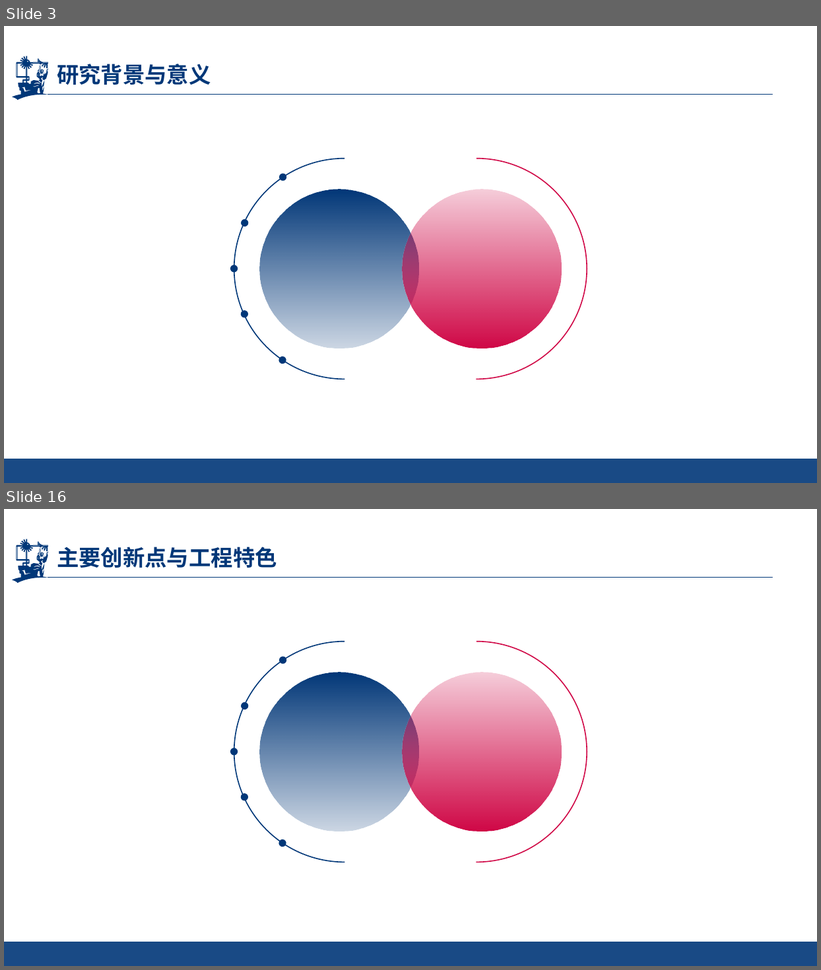
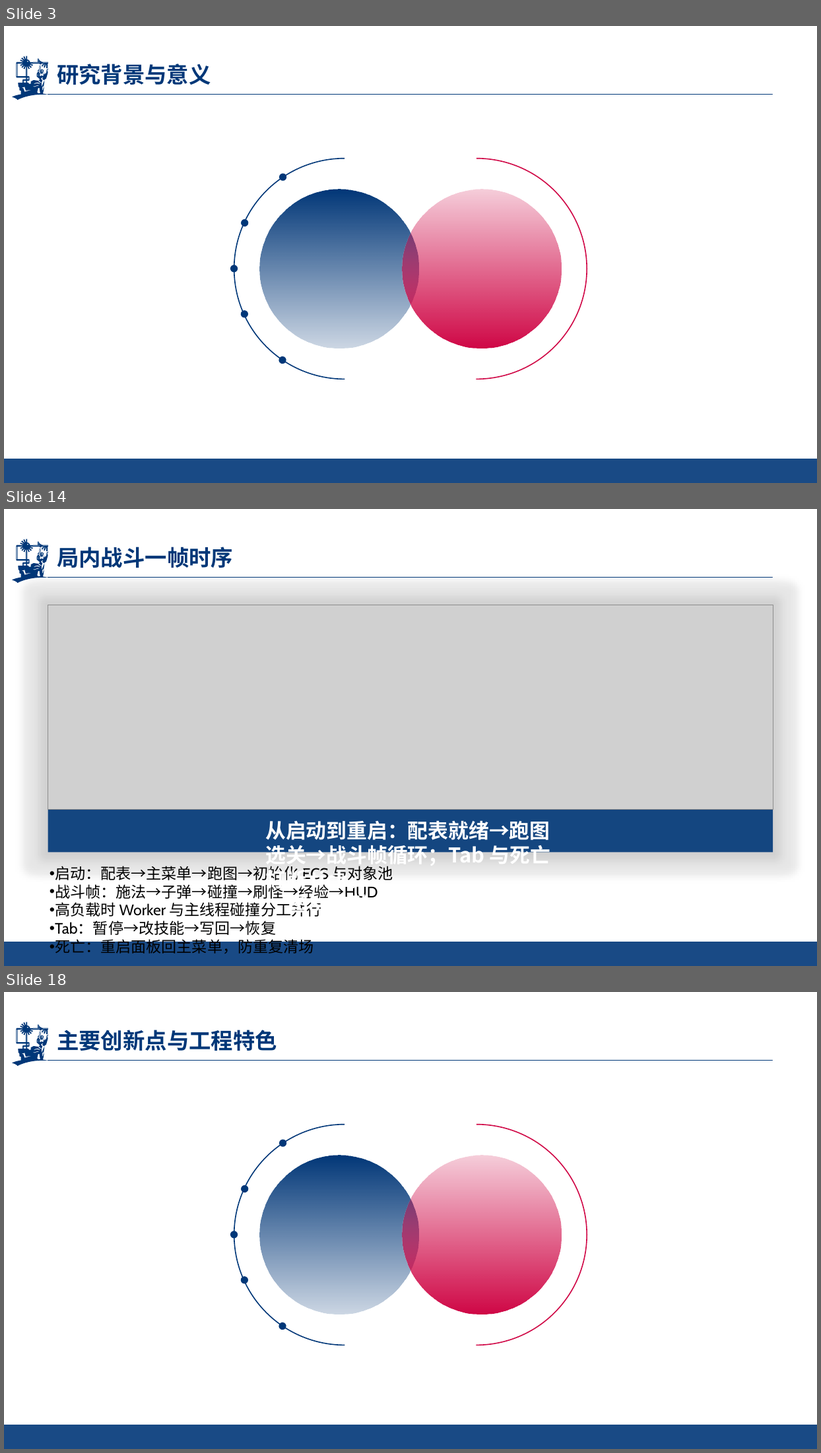
Before and after one commit to kir123456-1q/Survivor-And-Fight, a slide deck: SurvivorAndFight/SurvivorAndFight-毕业答辩PPT.pptx. Shown one above the other, each under a label of ours: slides 3 and 16 before the commit, slides 3, 14 and 18 after it; the slides between them are not shown. The pictures are 821x970 and 821x1453 pixels, drawn with LibreOffice and Linux fonts; fonts in the diff are those of the drawing; grey boxes stand for pictures; background and template pictures are left out. Boxes give left, top, right and bottom in pixels: in the first picture for what was removed or moved away, otherwise in the second. Text is boxed around its words. In the diff, an @@ line names an element or a change of style, - is before the commit and + after.

```diff
--- a/SurvivorAndFight/SurvivorAndFight-毕业答辩PPT.pptx
+++ b/SurvivorAndFight/SurvivorAndFight-毕业答辩PPT.pptx
@@ slide 14 added at bbox=[4, 509, 817, 966], background picture (left out); not listed: 4 template elements that a slide beside it also shows @@
@@ title added at bbox=[57, 547, 233, 568], 26 pt, text #003778, bold @@
+局内战斗一帧时序
@@ rectangle added at bbox=[48, 605, 773, 852], fill #003778 at 90% opacity @@
@@ picture added at bbox=[48, 605, 773, 810] @@
@@ text added at bbox=[265, 821, 550, 943], 24 pt, text #FFFFFF, bold @@
+从启动到重启：配表就绪→跑图选关→战斗帧循环；Tab 与死亡打断 tick。
+图8 启动→进战斗→帧循环→Tab→重启
@@ text added at bbox=[55, 866, 393, 954], 18 pt, text #000000 @@
+• 启动：配表→主菜单→跑图→初始化 ECS 与对象池
+• 战斗帧：施法→子弹→碰撞→刷怪→经验→HUD
+• 高负载时 Worker 与主线程碰撞分工并行
+• Tab：暂停→改技能→写回→恢复
+• 死亡：重启面板回主菜单，防重复清场
@@ what was slide 16 is now slide 18 @@
```
Also in this commit, not shown: 10 slides changed, 5 other slides added, 4 slides removed, 17 other files.
